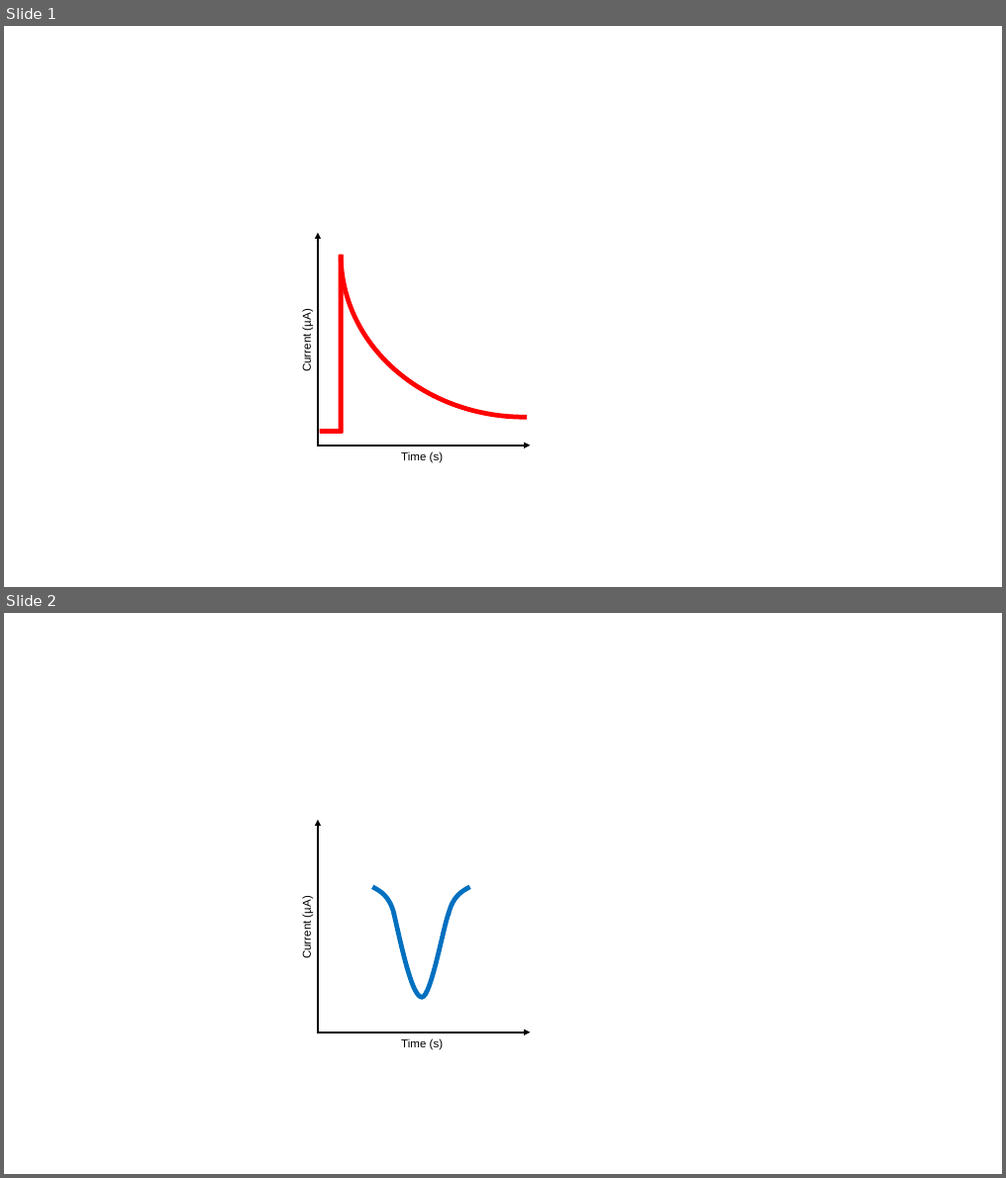
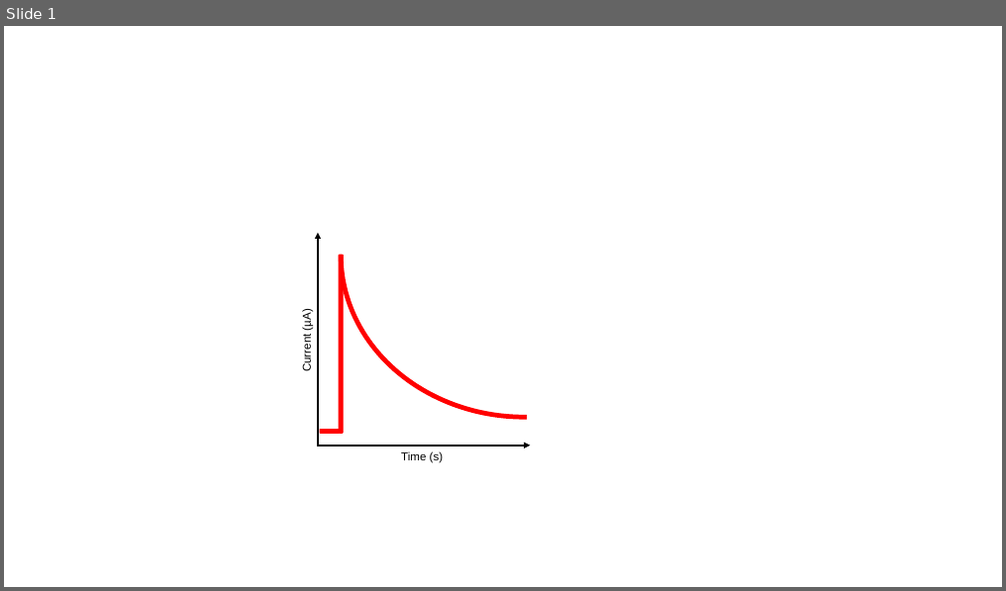
Before and after one commit to simonstrachan/phd-blender, a slide deck: Electrochemical/graph_temp.pptx. Shown one above the other, each under a label of ours: slides 1 and 2 before the commit, slide 1 after it. The pictures are 1006x1178 and 1006x591 pixels, drawn with LibreOffice and Linux fonts; fonts in the diff are those of the drawing. Boxes give left, top, right and bottom in pixels: in the first picture for what was removed or moved away, otherwise in the second. Text is boxed around its words. In the diff, an @@ line names an element or a change of style, - is before the commit and + after.

```diff
--- a/Electrochemical/graph_temp.pptx
+++ b/Electrochemical/graph_temp.pptx
@@ slide 2 removed at box(4, 613, 1002, 1174), background #FFFFFF @@
@@ arrow removed from (318, 1033) to (318, 820) @@
@@ text removed at box(300, 898, 313, 959) @@
-Current (µA)
@@ freeform shape removed at box(372, 887, 394, 914) @@
@@ freeform shape removed at box(449, 887, 470, 914) @@
@@ freeform shape removed at box(394, 913, 449, 997) @@
@@ arrow removed from (317, 1033) to (531, 1033) @@
@@ text removed at box(401, 1039, 443, 1051) @@
-Time (s)
```
Also in this commit, not shown: 2 slides added, 34 other files.
